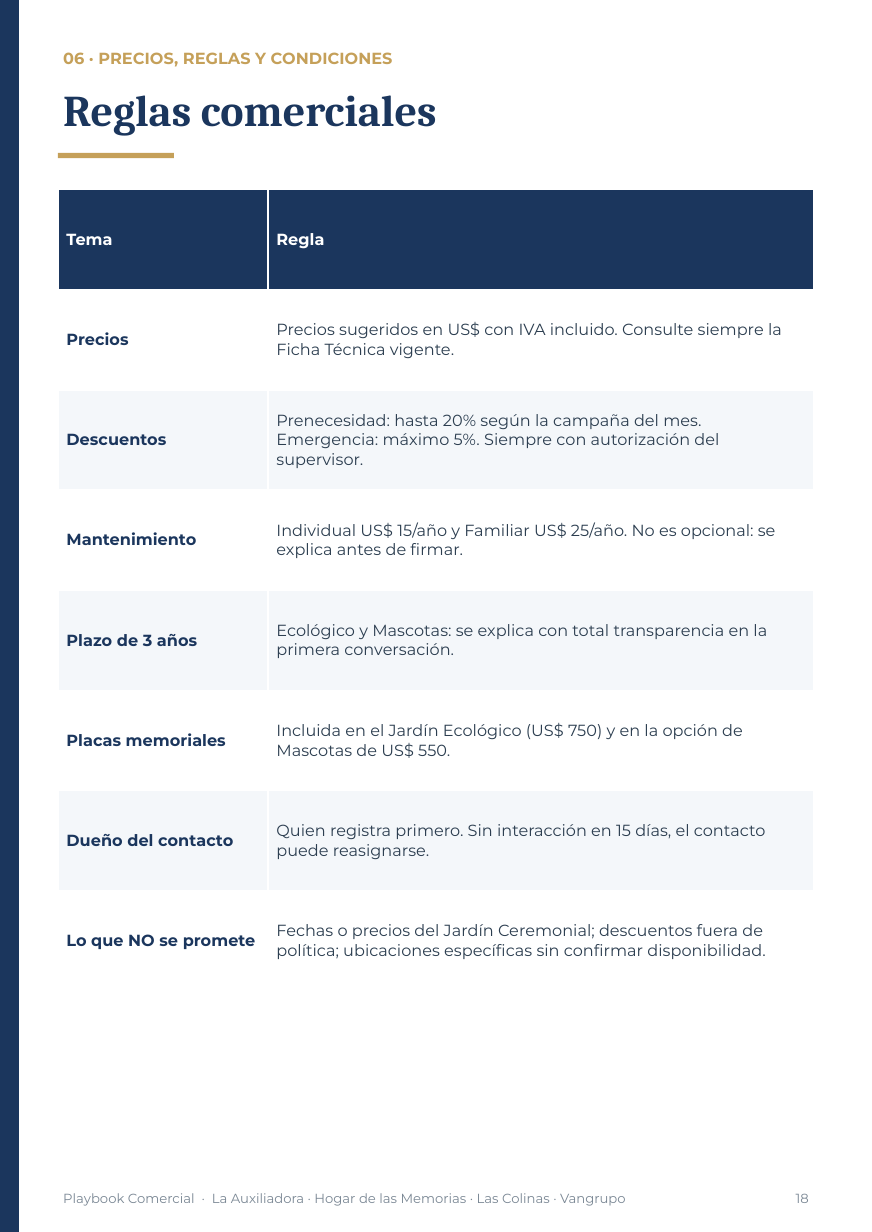
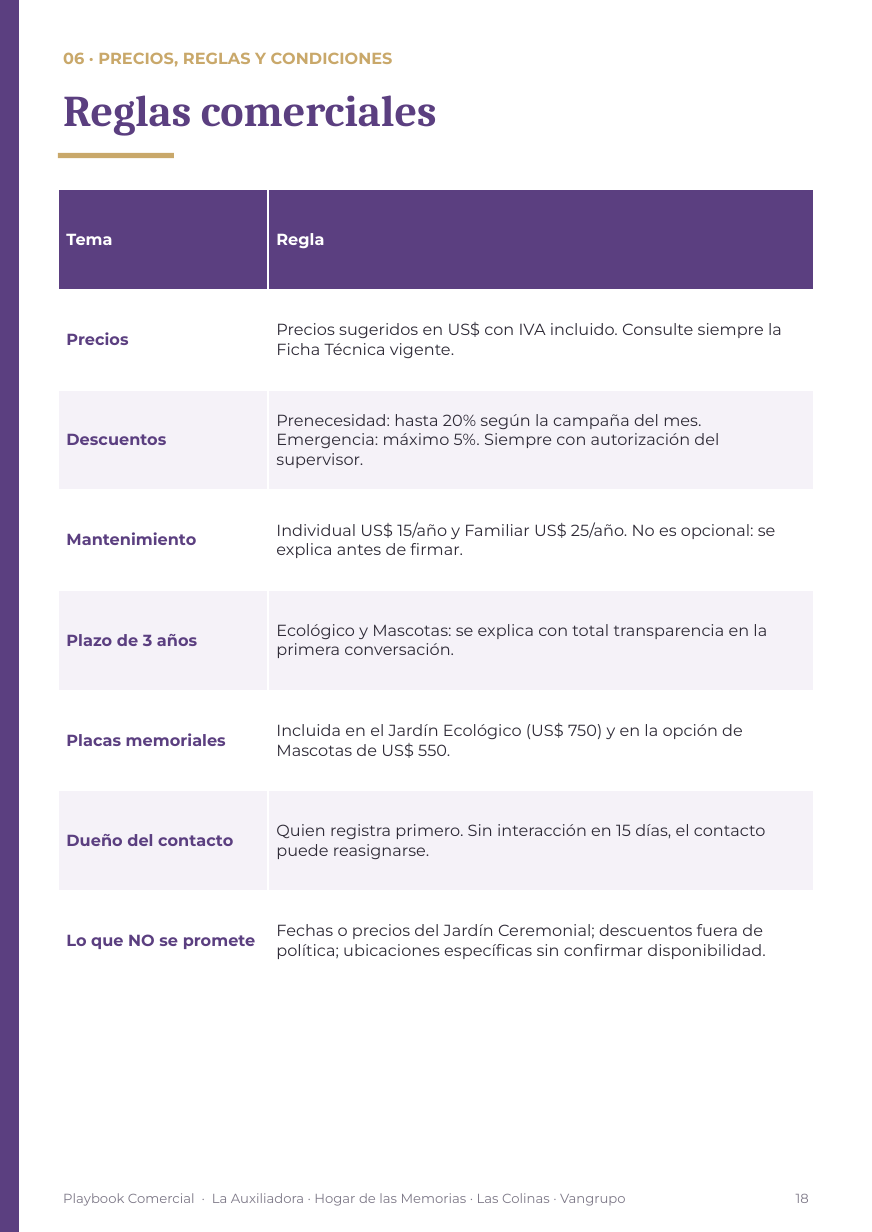
Before and after one commit to os267/teste, a slide deck: slide 18 of playbook/salida/Playbook_Comercial_Cremacion_Vangrupo_Vertical.pptx. Drawn at 872x1232 pixels with LibreOffice and Linux fonts; fonts in the diff are those of the drawing. Boxes give left, top, right and bottom in pixels: in the first picture for what was removed or moved away, otherwise in the second. Text is boxed around its words. In the diff, an @@ line names an element or a change of style, - is before the commit and + after.

```diff
--- a/playbook/salida/Playbook_Comercial_Cremacion_Vangrupo_Vertical.pptx
+++ b/playbook/salida/Playbook_Comercial_Cremacion_Vangrupo_Vertical.pptx
@@ rectangle at (0,0,19,1232): fill #1B365D to #5B3F80 @@
@@ text "06 · PRECIOS, REGLAS Y ..." at (63,52,393,67): text colour #C5A059 to #C9A86A @@
@@ text "Reglas comerciales" at (63,95,437,136): text colour #1B365D to #5B3F80 @@
@@ rectangle at (58,153,174,158): fill #C5A059 to #C9A86A @@
@@ table at (58,190,814,991) @@
@@ fill #1B365D to #5B3F80 in row 1 @@
@@ fill #F4F7FA to #F5F2F8 in 6 cells @@
@@ text colour #1B365D to #5B3F80 in "Precios", "Descuentos", "Mantenimiento", "Plazo de 3 años" and 3 more places @@
@@ text colour #2C3E50 to #2E2A36 in "Precios sugeridos en US$ con IVA incluido. ...", "Prenecesidad: hasta 20% según la campaña del ...", "Individual US$ 15/año y Familiar US$ 25/año. ...", "Ecológico y Mascotas: se explica con total ..." and 3 more places @@
@@ text "Playbook Comercial · La Auxiliadora ..." at (63,1193,626,1206): text colour #7A8794 to #7D7887 @@
```
Also in this commit, not shown: 21 other slides changed, 13 other files.
